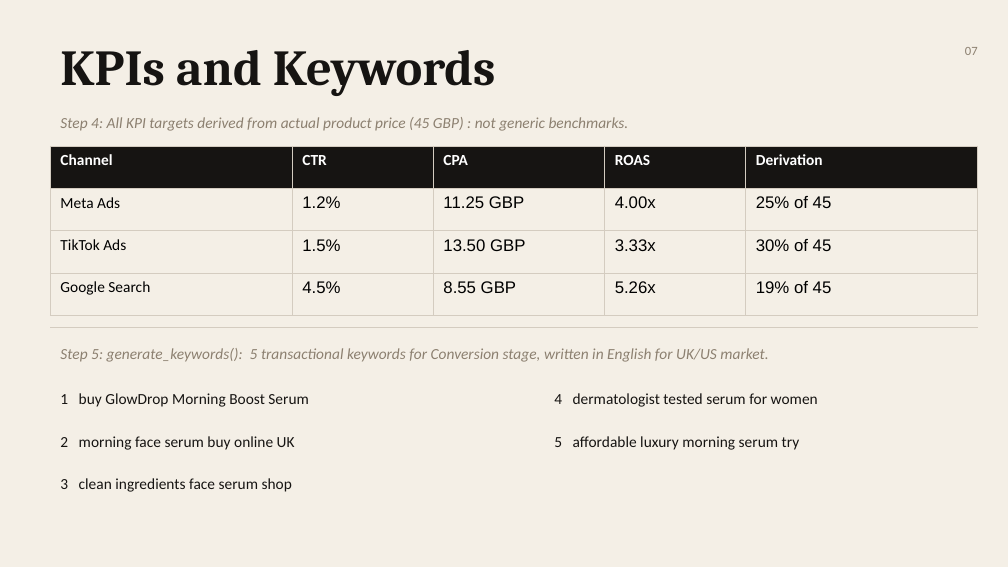
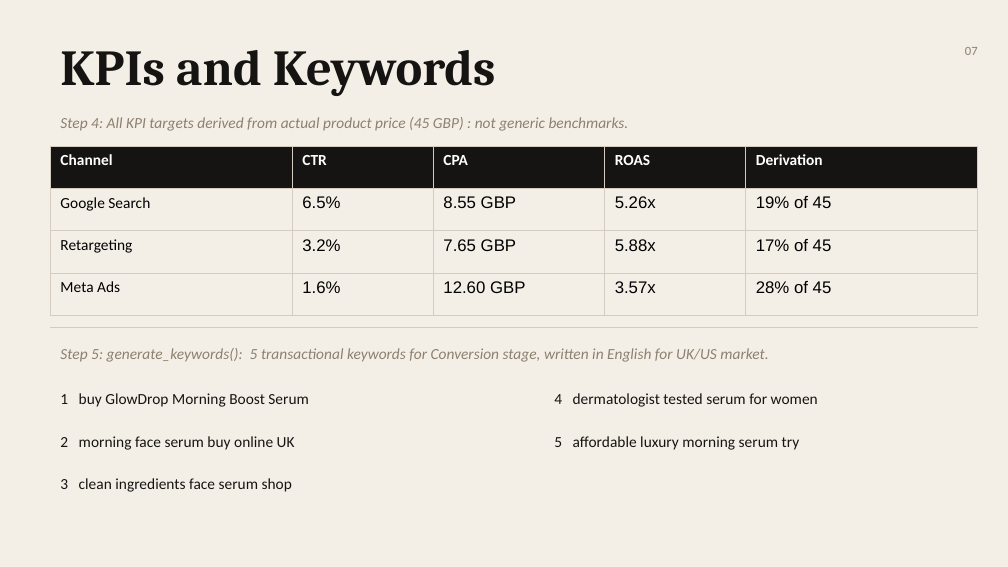
Before and after one commit to TinaJ050598/campaign-planning-agent, a slide deck: slide 7 of Final Presentation Marketing AI Project.pptx. Drawn at 1008x567 pixels with LibreOffice and Linux fonts; fonts in the diff are those of the drawing. Boxes give left, top, right and bottom in pixels: in the first picture for what was removed or moved away, otherwise in the second. Text is boxed around its words. In the diff, an @@ line names an element or a change of style, - is before the commit and + after.

```diff
--- a/Final Presentation Marketing AI Project.pptx
+++ b/Final Presentation Marketing AI Project.pptx
@@ table at bbox=[50, 146, 978, 316] @@
-row 2: Meta Ads | 1.2% | 11.25 GBP | 4.00x | 25% of 45
+row 2: Google Search | 6.5% | 8.55 GBP | 5.26x | 19% of 45
-row 3: TikTok Ads | 1.5% | 13.50 GBP | 3.33x | 30% of 45
+row 3: Retargeting | 3.2% | 7.65 GBP | 5.88x | 17% of 45
-row 4: Google Search | 4.5% | 8.55 GBP | 5.26x | 19% of 45
+row 4: Meta Ads | 1.6% | 12.60 GBP | 3.57x | 28% of 45
```
Also in this commit, not shown: 2 other slides changed.
